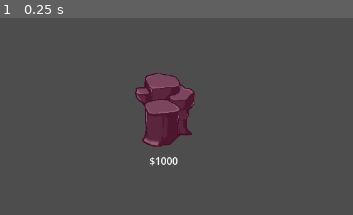
Above: before the commit, frame 1.
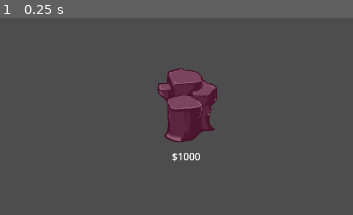
Above: after the commit, the same moment.

Repository: xtr3m3nerd/mini-jam-153-magnet-fishing
Game: Godot game, scene res://scenes/testing/test_shop.tscn
The game is run twice, just before and just after one commit, with the same random seed, the same clock (stepped at 60 frames per second) and the same inputs. The project has no main scene, so this scene is started directly. The engine's default icon, where the game draws it, is replaced by a stand-in: a white triangle on a blue panel in a dark square.
Inputs:
- Up to frame 1 (0.25 s): no input
The pictures show only the part of the screen within x 1-51%, y 23-72%; the shares and areas given below are measured in that part.

The runs differ from the first frame. In frame 1, 5.8% of the frame differs, in the area x 38-62%, y 25-76%.

Commit message:
display item fixes and tests

Diff:
--- /dev/null
+++ b/scenes/prefabs/display_item.gd
@@ -0,0 +1,23 @@
+extends Node2D
+
+
+# Called when the node enters the scene tree for the first time.
+func _ready():
+	pass # Replace with function body.
+
+
+# Called every frame. 'delta' is the elapsed time since the previous frame.
+func _process(delta):
+	pass
+
+
+func _on_area_2d_mouse_entered():
+	print("Entered")
+
+	pass # Replace with function body.
+
+
+func _on_area_2d_mouse_exited():
+	print("Exited")
+
+	pass # Replace with function body.
--- a/scenes/prefabs/display_item.tscn
+++ b/scenes/prefabs/display_item.tscn
@@ -1,9 +1,13 @@
-[gd_scene load_steps=2 format=3 uid="uid://bwwhipiacpd5i"]
+[gd_scene load_steps=4 format=3 uid="uid://bwwhipiacpd5i"]
 
+[ext_resource type="Script" path="res://scenes/prefabs/display_item.gd" id="1_m0dg3"]
 [ext_resource type="Texture2D" uid="uid://c1ojmy6qm13o6" path="res://assets/images/rock_purple.png" id="1_xkcnh"]
 
+[sub_resource type="RectangleShape2D" id="RectangleShape2D_uwbjt"]
+size = Vector2(95, 116)
+
 [node name="DisplayItem" type="Node2D"]
-position = Vector2(295, 294)
+script = ExtResource("1_m0dg3")
 
 [node name="Sprite2D" type="Sprite2D" parent="."]
 scale = Vector2(0.249074, 0.227778)
@@ -22,3 +26,12 @@
 bbcode_enabled = true
 text = "[center]$1000[/center]"
 tab_size = 3
+
+[node name="Area2D" type="Area2D" parent="."]
+
+[node name="CollisionShape2D" type="CollisionShape2D" parent="Area2D"]
+position = Vector2(0.5, 0)
+shape = SubResource("RectangleShape2D_uwbjt")
+
+[connection signal="mouse_entered" from="Area2D" to="." method="_on_area_2d_mouse_entered"]
+[connection signal="mouse_exited" from="Area2D" to="." method="_on_area_2d_mouse_exited"]
--- a/scenes/testing/test_shop.tscn
+++ b/scenes/testing/test_shop.tscn
@@ -32,3 +32,4 @@
 texture = ExtResource("1_6et8l")
 
 [node name="DisplayItem" parent="." instance=ExtResource("4_yibra")]
+position = Vector2(331, 287)
